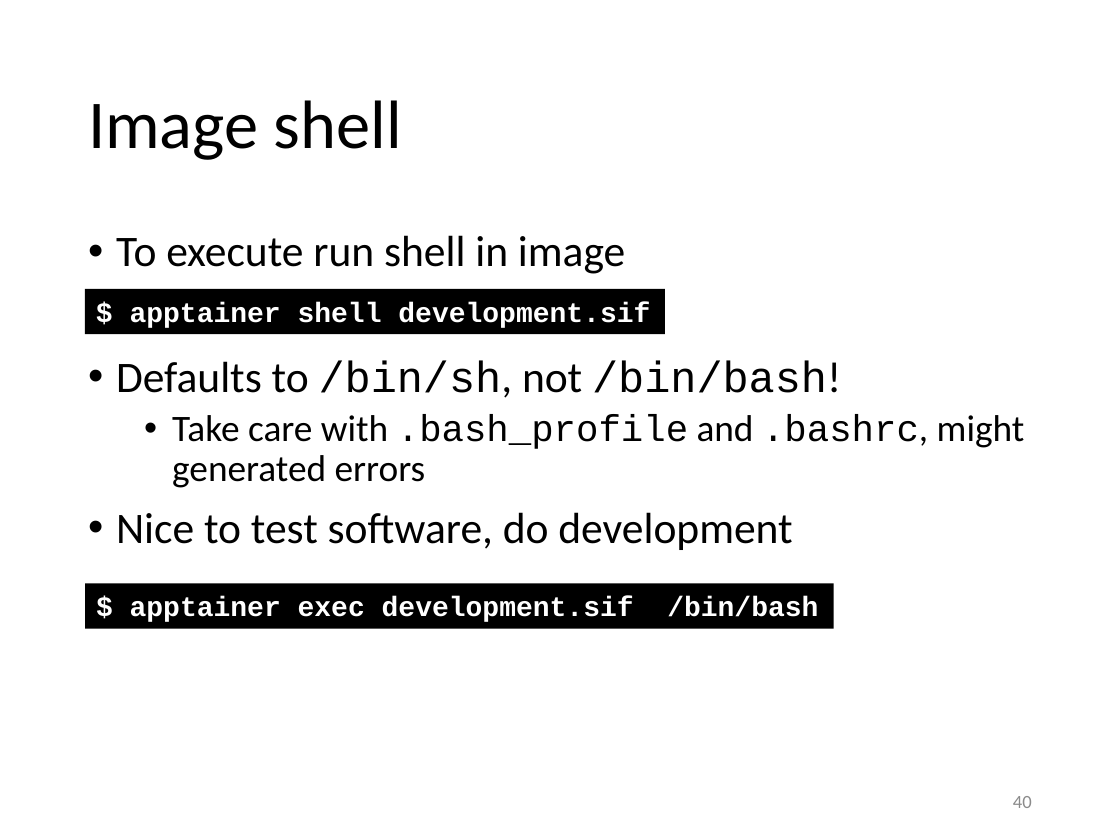
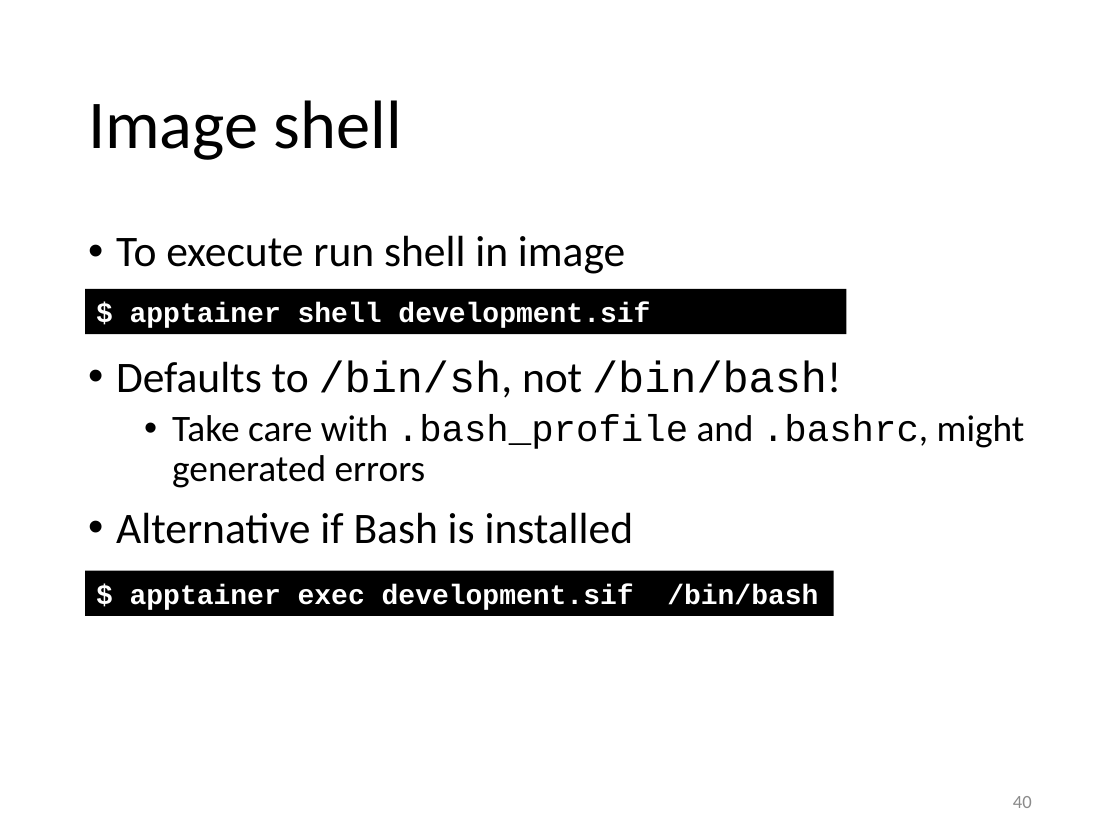
Before and after one commit to gjbex/Containers-for-HPC, a slide deck: slide 40 of containers_for_hpc.pptx. Drawn at 1120x840 pixels with LibreOffice and Linux fonts; fonts in the diff are those of the drawing. Boxes give left, top, right and bottom in pixels: in the first picture for what was removed or moved away, otherwise in the second. Text is boxed around its words. In the diff, an @@ line names an element or a change of style, - is before the commit and + after.

```diff
--- a/containers_for_hpc.pptx
+++ b/containers_for_hpc.pptx
@@ rectangle "$ apptainer shell development.sif": place and size @@
-rectangle "$ apptainer shell development.sif" at [85, 289, 665, 334]
+rectangle "$ apptainer shell development.sif" at [85, 289, 847, 334]
@@ text at [116, 512, 634, 544]: text changed @@
-• Nice to test software, do development
+• Alternative if Bash is installed
@@ rectangle "$ apptainer exec development.sif /bin/bash": place and size @@
-rectangle "$ apptainer exec development.sif /bin/bash" at [85, 584, 833, 628]
+rectangle "$ apptainer exec development.sif /bin/bash" at [85, 571, 833, 616]
```
Also in this commit, not shown: 2 other slides changed.
